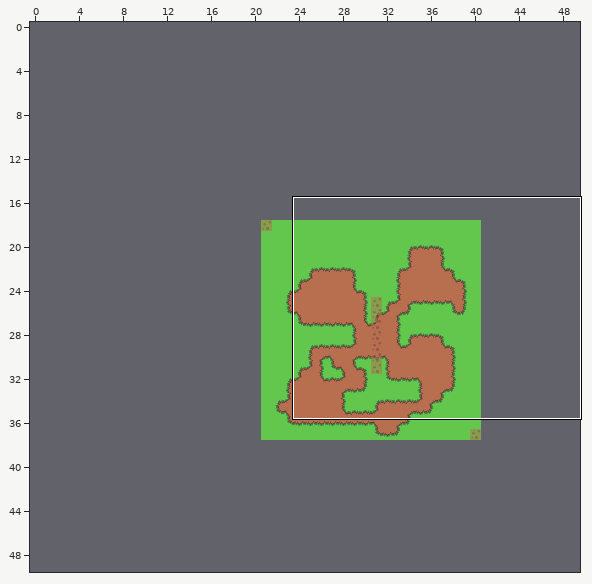
Tiled map: WoW.Realmserver/Content/Data/Tiled/elwynn_forest.tmx. Above, an overview of the earlier version with the close-up marked.
Close-up. Earlier state:
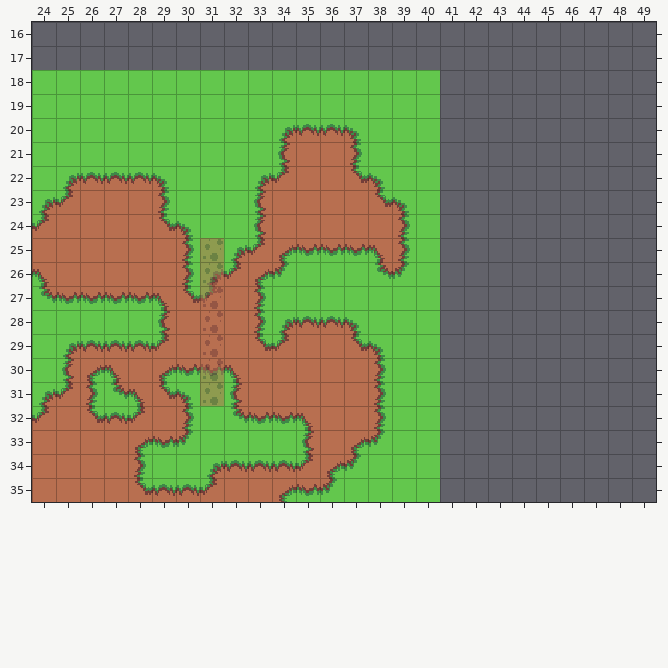
Cells are 16x16 px. Shown: x 24..49, y 16..35. The commit also changed other parts of the map, which this record leaves out. The old version is drawn lined up with the new one.
After the commit:
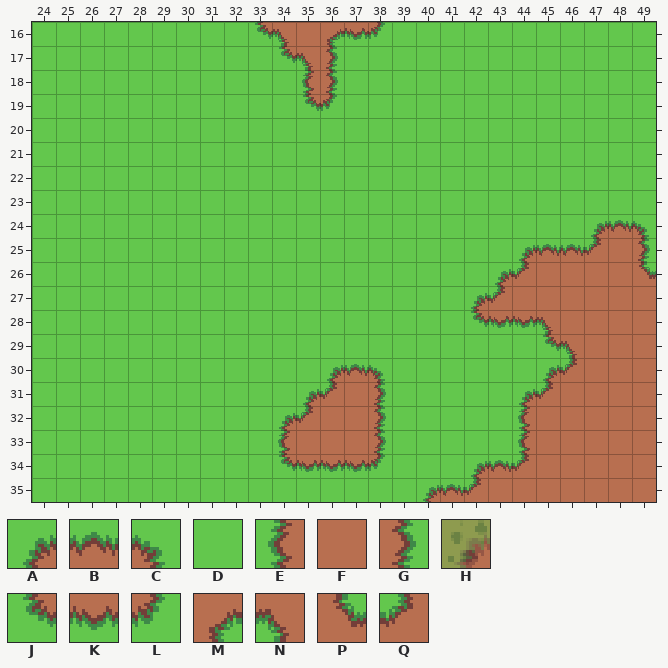
Key: from "basic_grass_1": A 0, B 1, C 2, D 4, E 5, F 6, G 7, H 9, J 10, K 11, L 12, M 15, N 16, P 17, Q 18.
_ is an empty cell, . an unchanged one.
See-through tiles are keyed as they look on the map.
The edit:
map size 20x20 -> 50x50 cells (old content now starts at 21,18; both pictures use the new coordinates)
--- layer "Tile Layer 1"
@@ x 24..49 @@
-16 __________________________
-17 __________________________
-18 ...........DD...._________
-19 ...........DD...._________
-20 ..........ABBC..._________
-21 ..........EFFG..._________
-22 .ABBBC...AQFFPC.._________
-23 AQFFFG...EFFFFPC._________
-24 QFFFFPC..EFFFFFG._________
-25 FFFFFFG.AQMKKKNG._________
-26 NFFFFFGAQML...JL._________
-27 JKKKKNPQFG......._________
-28 .....EFFFGABBC..._________
-29 .ABBBQFFFPQFFPC.._________
-30 .EMNFMKKNFFFFFG.._________
-31 AQGJNPC.EFFFF...._________
-32 QFPBQFG.JKKN....._________
-33 FFFFMKL...DE.ML.._________
-34 FFFFG..ABBBQMLD.._________
-35 FFFFPBBQFFMKL...D_________
+16 DDDDDDDDDJNFMKLDDDDDDDDDDD
+17 DDDDDDDDDDJNGDDDDDDDDDDDDD
+18 ...........EG....DDDDDDDDD
+19 ...........JL....DDDDDDDDD
+20 ..........DDDD...DDDDDDDDD
+21 ..........DDDD...DDDDDDDDD
+22 .DDDDD...DDDDDD..DDDDDDDDD
+23 DDDDDD...DDDDDDD.DDDDDDDDD
+24 DDDDDDD..DDDDDDD.DDDDDDABC
+25 DDDDDDD.DDDDDDDD.DDDABBQFG
+26 DDDDDDDDDDD...DD.DDAQFFFFP
+27 DDDDDDDDDD.......DAQFFFFFF
+28 .....DDDDDDDDD...DJKKNFFFF
+29 .DDDDDDDDDDDDDD..DDDDJNFFF
+30 .DDDDDDDDDDDABC..DDDDAQFFF
+31 DDDDDDD.DDDAQ....DDDAQFFFF
+32 DDDDDDD.DDAQ.....DDDEFFFFF
+33 DDDDDDD...EF.FG..DDDEFFFFF
+34 DDDDD..DDDJKKKL..DABQFFFFF
+35 DDDDDDDDDDDDD...ABQFFFFFFF
--- layer "collision_layer"
@@ x 31..31 @@
-25 H
-26 H
-27 H
-28 H
-29 H
-30 H
-31 H
+25 _
+26 _
+27 _
+28 _
+29 _
+30 _
+31 _
Boxes around the changes in both close-ups, in picture pixels (x1, y1, x2, y2):
changed: (32, 22, 656, 502)
